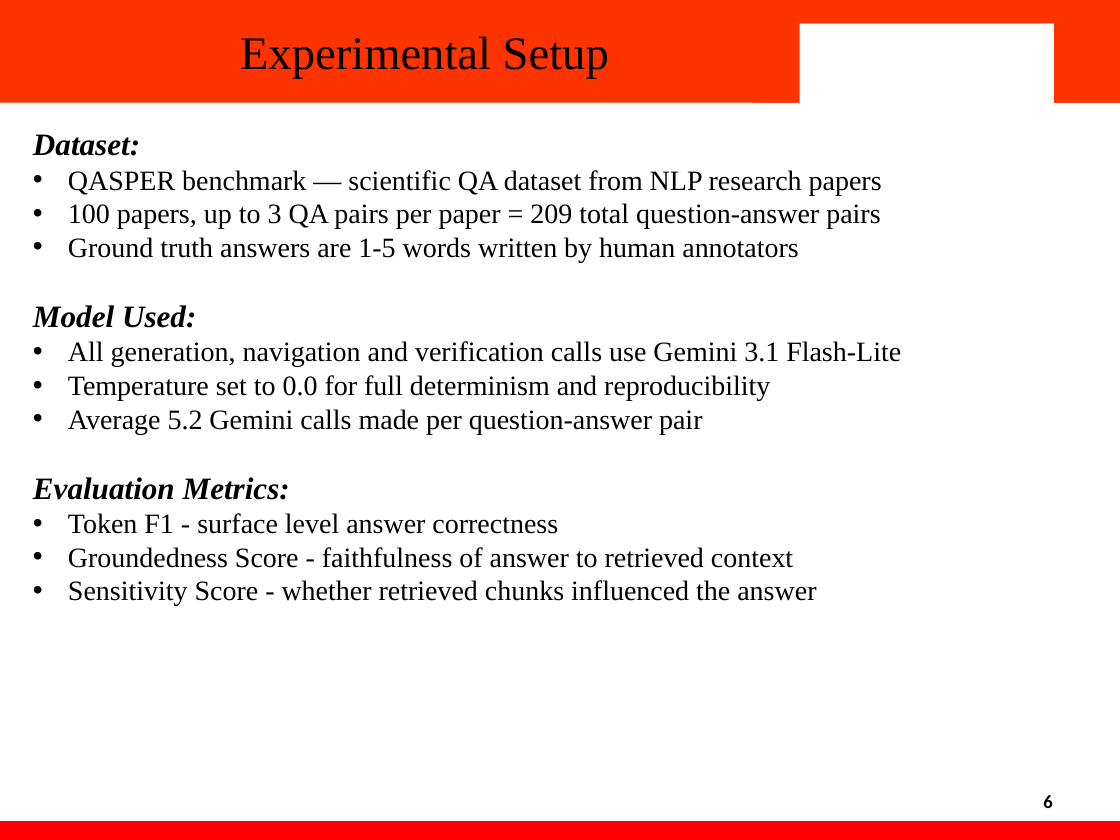
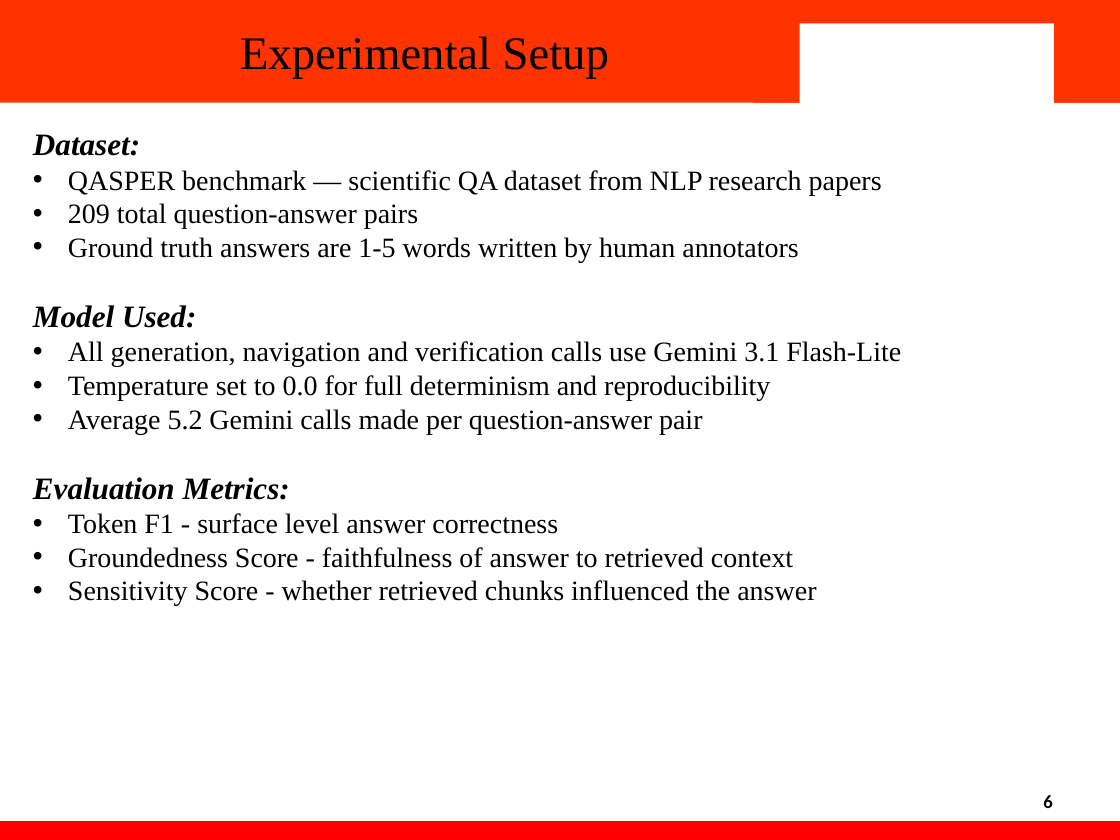
Before and after one commit to bhavikachopra76/Enterprise-Structured-RAG-with-Grounded-Evidence-Evaluation-2210990223-2210990221, a slide deck: slide 6 of report and ppt/IOHE_External_PPT_Updated.pptx. Drawn at 1120x840 pixels with LibreOffice and Linux fonts; fonts in the diff are those of the drawing; background and template pictures are left out. Boxes give left, top, right and bottom in pixels: in the first picture for what was removed or moved away, otherwise in the second. Text is boxed around its words. In the diff, an @@ line names an element or a change of style, - is before the commit and + after.

```diff
--- a/report and ppt/IOHE_External_PPT_Updated.pptx
+++ b/report and ppt/IOHE_External_PPT_Updated.pptx
@@ text at (68,203,418,229): text changed @@
-• 100 papers, up to 3 QA pairs per paper = 209 total question-answer pairs
+• 209 total question-answer pairs
```
Also in this commit, not shown: 2 other slides changed.
